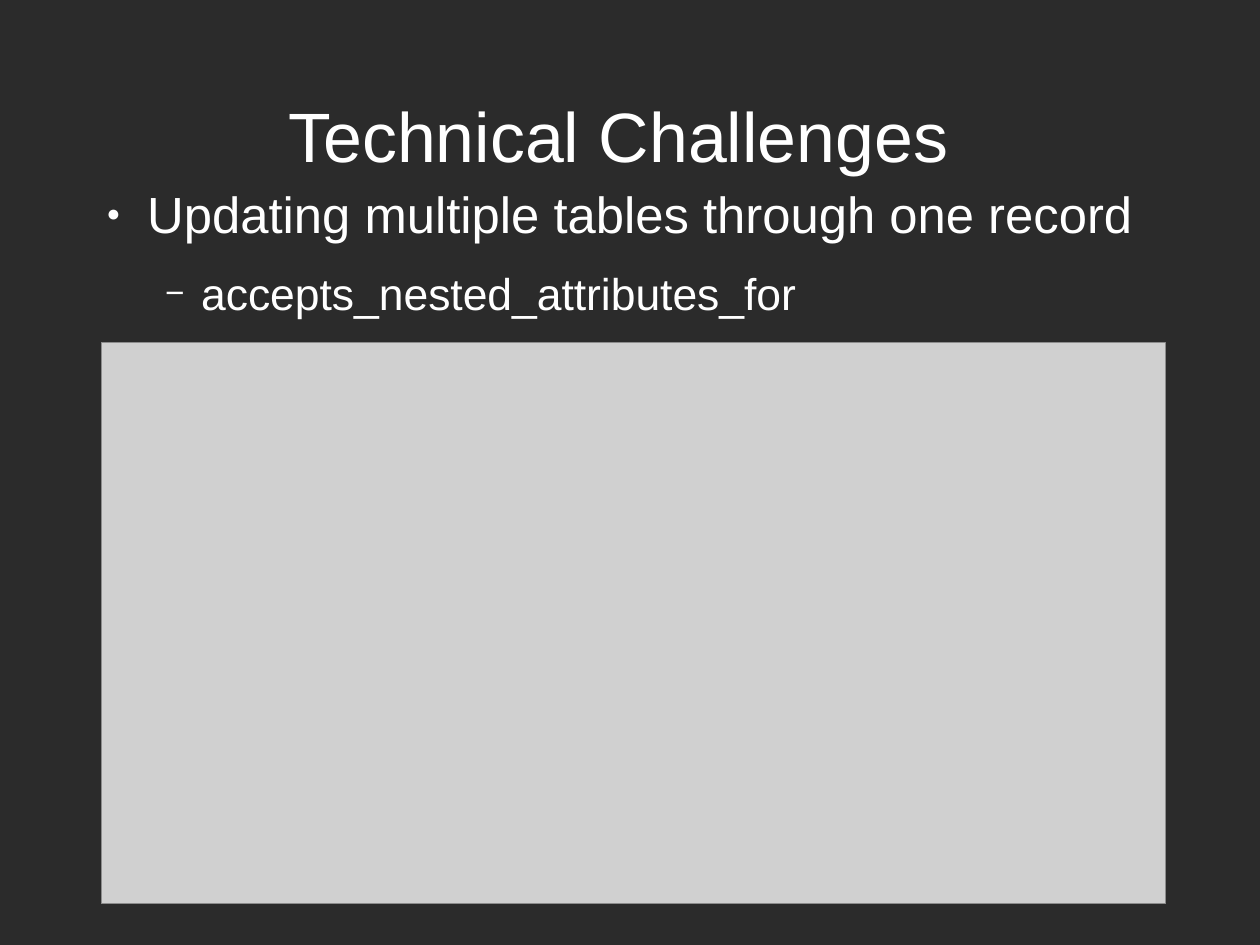
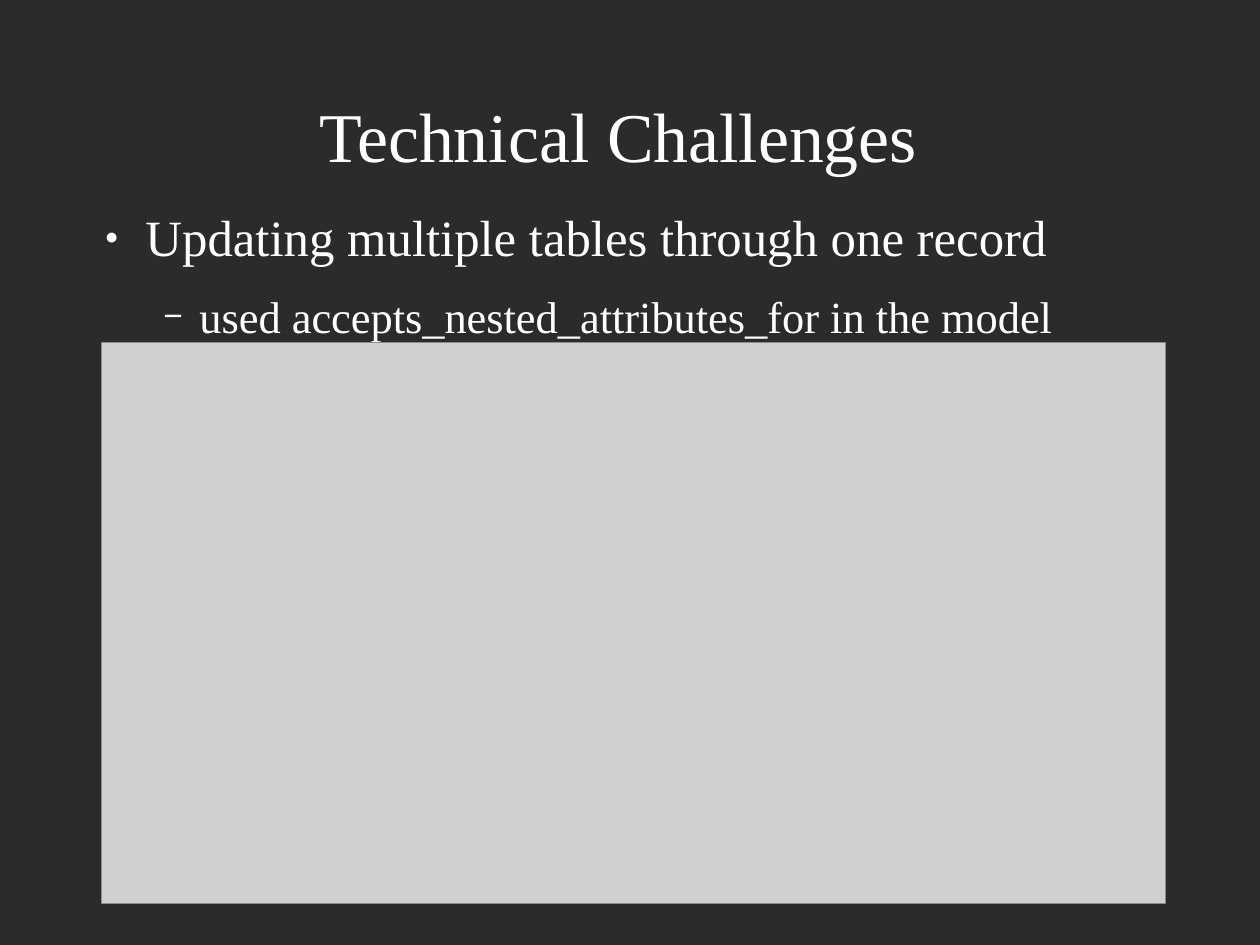
Before and after one commit to gduck/Project1, a slide deck: slide 5 of slides.odp (slide 2 before the commit). Drawn at 1260x945 pixels with LibreOffice and Linux fonts; fonts in the diff are those of the drawing; grey boxes stand for pictures; background and template pictures are left out; a plain dark background stands for a picture behind light text. Boxes give left, top, right and bottom in pixels: in the first picture for what was removed or moved away, otherwise in the second. Text is boxed around its words. In the diff, an @@ line names an element or a change of style, - is before the commit and + after.

```diff
--- a/slides.odp
+++ b/slides.odp
@@ title "Technical Challenges" at box(319, 113, 917, 175): font Arial to Times New Roman @@
@@ text "Updating multiple tables through one ...": place and size @@
-text "Updating multiple tables through one ..." at box(147, 196, 1132, 320)
+text "Updating multiple tables through one ..." at box(145, 220, 1052, 342)
@@ text at box(145, 220, 1047, 266): font Arial to Times New Roman in "Updating multiple tables through one record" @@
@@ text at box(199, 301, 1052, 342): text changed; font Arial to Times New Roman @@
-  − accepts_nested_attributes_for
+  − used accepts_nested_attributes_for in the model
```
Also in this commit, not shown: 5 other slides changed, 1 slide added, 1 slide removed, 1 other file.
